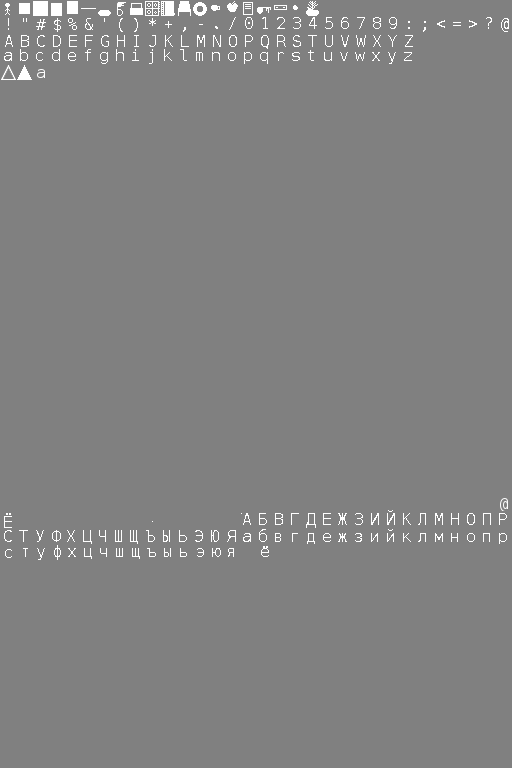
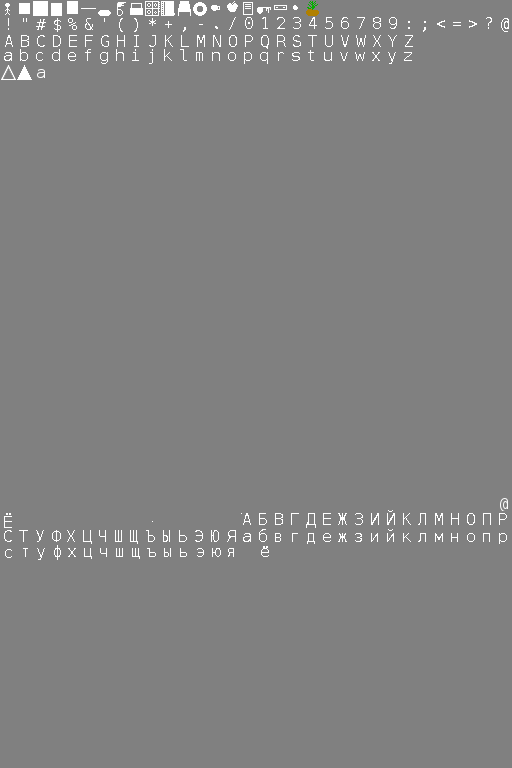
Comparing the layer stacks of the two 512x768 images. Changes:
painted on "char1" over [left=306, top=1, right=319, bottom=16]
